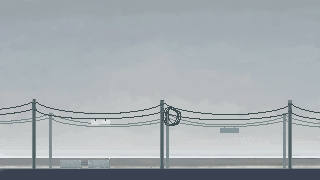
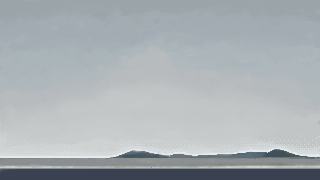
Layer changes from the first w=320, h=180 image to the second:
hid "电线前景-有牌" (1st of 2) over [36, 102, 161, 125]
hid "电线前景-捆" (1st of 2) over [163, 103, 289, 126]
hid "电线前景-无牌" (1st of 3) over [291, 104, 320, 120]
hid "电线前景-无牌" (2nd of 3) over [0, 101, 33, 115]
hid group "可复用电线" (5 layers) over [59, 9, 185, 69]
hid "前景" over [32, 98, 293, 169]
hid "电线中景-无牌" (2nd of 4) over [0, 112, 52, 124]
hid "电线中景-无牌" (3rd of 4) over [284, 114, 320, 128]
hid "电线中景-无牌" (4th of 4) over [51, 113, 169, 128]
hid "电线中景-有牌" (2nd of 2) over [168, 115, 286, 133]
hid "图层 7" over [49, 160, 277, 169]
hid "中景" over [49, 107, 287, 169]
showed "i", painted on it over [0, 6, 320, 169]
showed "i2", painted on it over [0, 6, 320, 169]
painted on "i3" over [0, 63, 320, 151]
